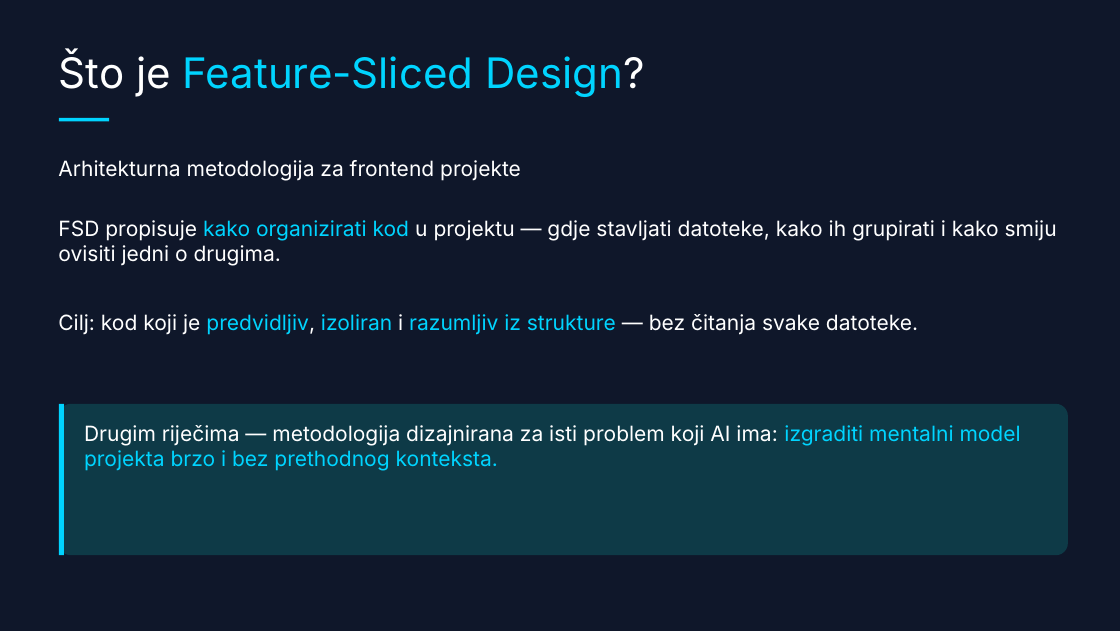
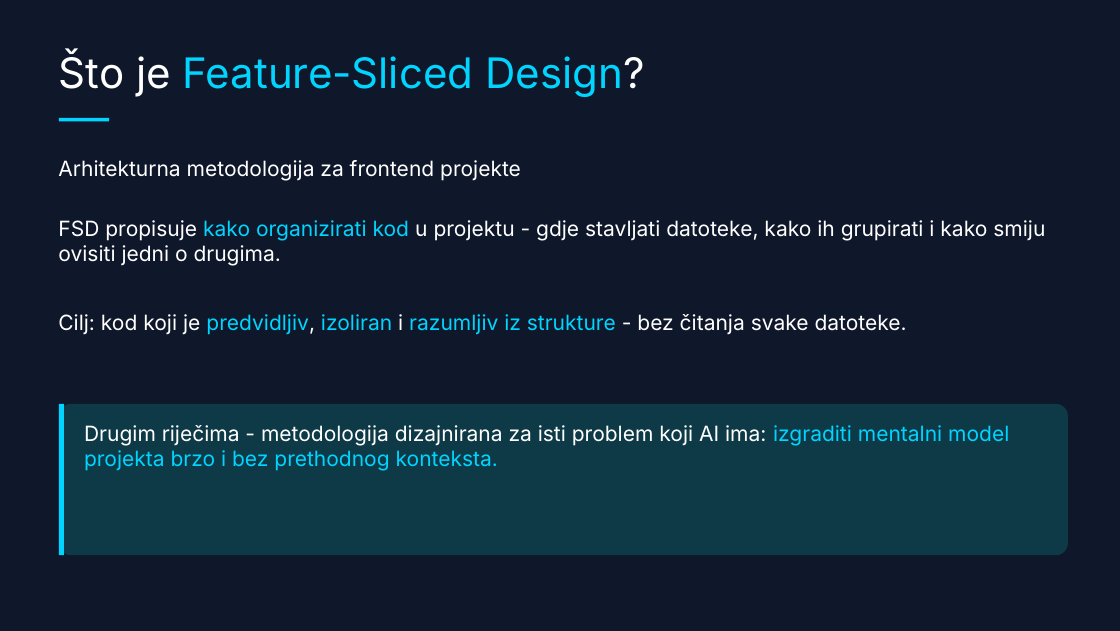
Before and after one commit to doksara/debug-presentation, a slide deck: slide 26 of frontend-arhitektura--dark-tech-with-fsd.pptx (slide 25 before the commit). Drawn at 1120x631 pixels with LibreOffice and Linux fonts; fonts in the diff are those of the drawing. Boxes give left, top, right and bottom in pixels: in the first picture for what was removed or moved away, otherwise in the second. Text is boxed around its words. In the diff, an @@ line names an element or a change of style, - is before the commit and + after.

```diff
--- a/frontend-arhitektura--dark-tech-with-fsd.pptx
+++ b/frontend-arhitektura--dark-tech-with-fsd.pptx
@@ text at box(58, 220, 1045, 266): text changed @@
-FSD propisuje kako organizirati kod u projektu — gdje stavljati datoteke, kako ih grupirati i kako smiju ovisiti jedni o drugima.
+FSD propisuje kako organizirati kod u projektu - gdje stavljati datoteke, kako ih grupirati i kako smiju ovisiti jedni o drugima.
@@ text at box(58, 314, 907, 335): text changed @@
-Cilj: kod koji je predvidljiv, izoliran i razumljiv iz strukture — bez čitanja svake datoteke.
+Cilj: kod koji je predvidljiv, izoliran i razumljiv iz strukture - bez čitanja svake datoteke.
@@ text at box(84, 425, 1009, 471): text changed @@
-Drugim riječima — metodologija dizajnirana za isti problem koji AI ima: izgraditi mentalni model projekta brzo i bez prethodnog konteksta.
+Drugim riječima - metodologija dizajnirana za isti problem koji AI ima: izgraditi mentalni model projekta brzo i bez prethodnog konteksta.
```
Also in this commit, not shown: 3 slides added, 14 other files.
